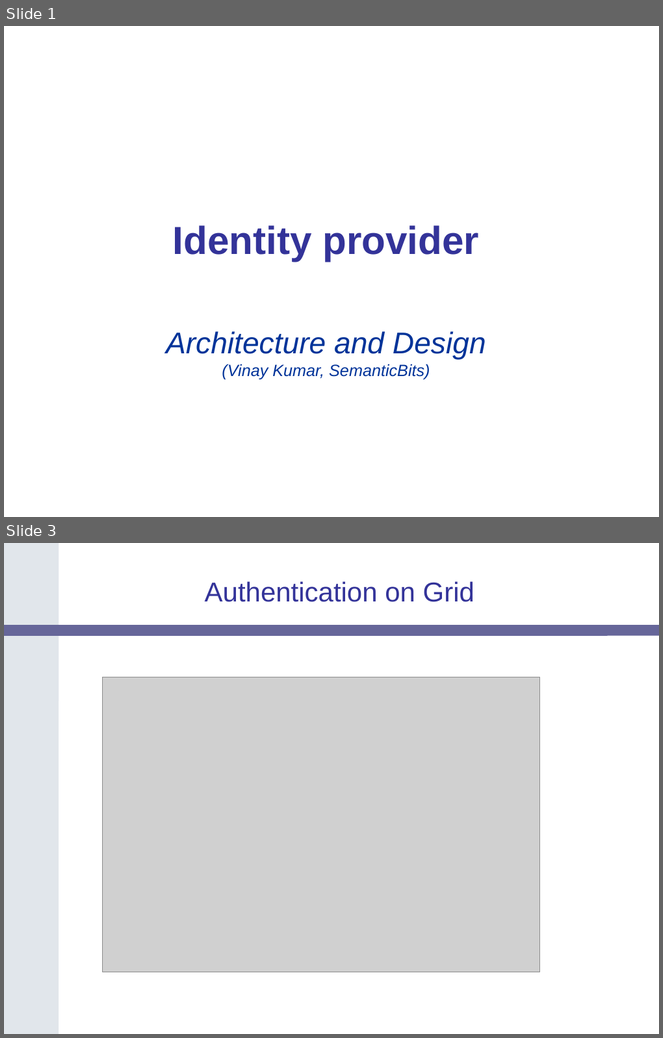
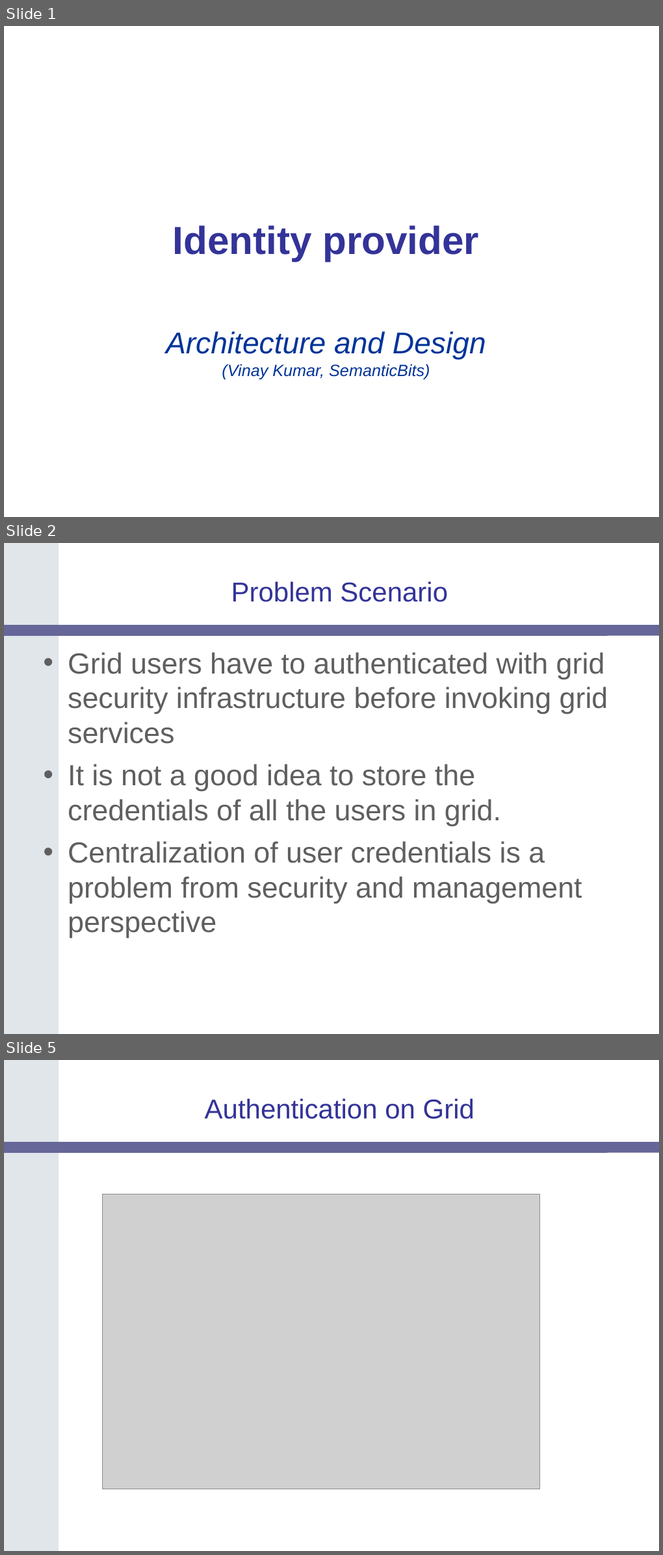
Before and after one commit to NCIP/cagrid-portal, a slide deck: cagrid-1-0/Documentation/presentations/imf-wg/IDP_Design.ppt. Shown one above the other, each under a label of ours: slides 1 and 3 before the commit, slides 1, 2 and 5 after it; the slides between them are not shown. The pictures are 663x1038 and 663x1555 pixels, drawn with LibreOffice and Linux fonts; fonts in the diff are those of the drawing; grey boxes stand for pictures; background and template pictures are left out. Boxes give left, top, right and bottom in pixels: in the first picture for what was removed or moved away, otherwise in the second. Text is boxed around its words. In the diff, an @@ line names an element or a change of style, - is before the commit and + after.

```diff
--- a/cagrid-1-0/Documentation/presentations/imf-wg/IDP_Design.ppt
+++ b/cagrid-1-0/Documentation/presentations/imf-wg/IDP_Design.ppt
@@ slide 2 added at box(4, 543, 659, 1034), background #FFFFFF; not listed: 2 template elements that a slide beside it also shows @@
@@ title added at box(232, 581, 448, 602), 30 pt, text #333399 @@
+Problem Scenario
@@ text added at box(68, 652, 608, 938), 32 pt, text #5F5F5F @@
+• Grid users have to authenticated with grid security infrastructure before invoking grid services
+• It is not a good idea to store the credentials of all the users in grid.
+• Centralization of user credentials is a problem from security and management perspective
@@ what was slide 3 is now slide 5 @@
```
Also in this commit, not shown: 1 slide changed, 2 other slides added, 1 slide removed.
